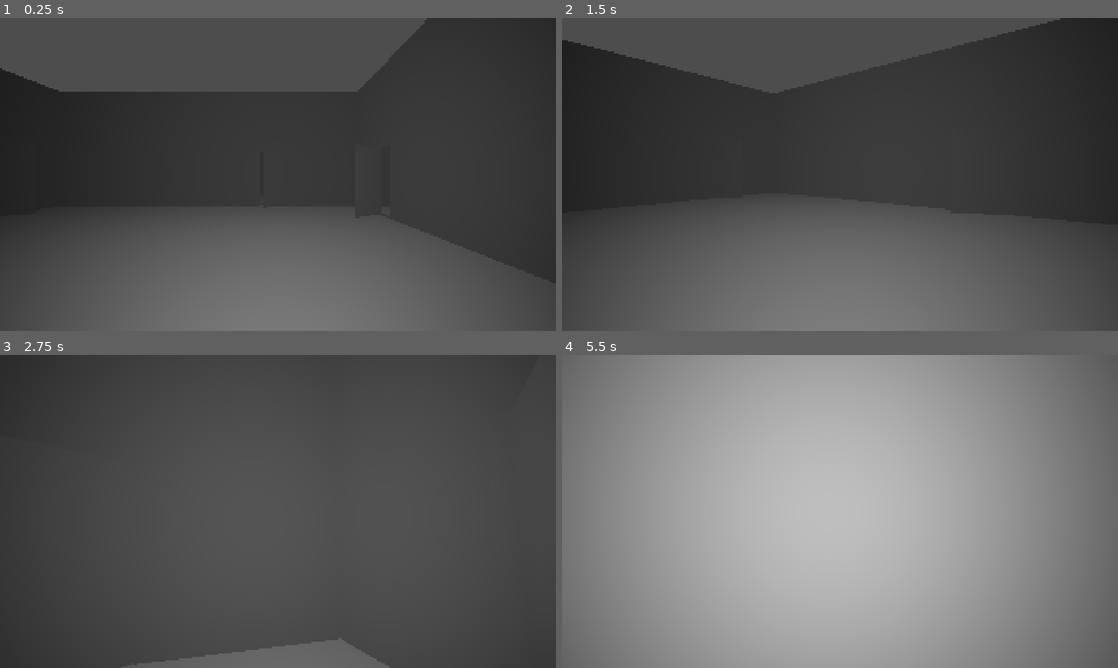
Above: before the commit, frames 1-4 (two rows, left to right).
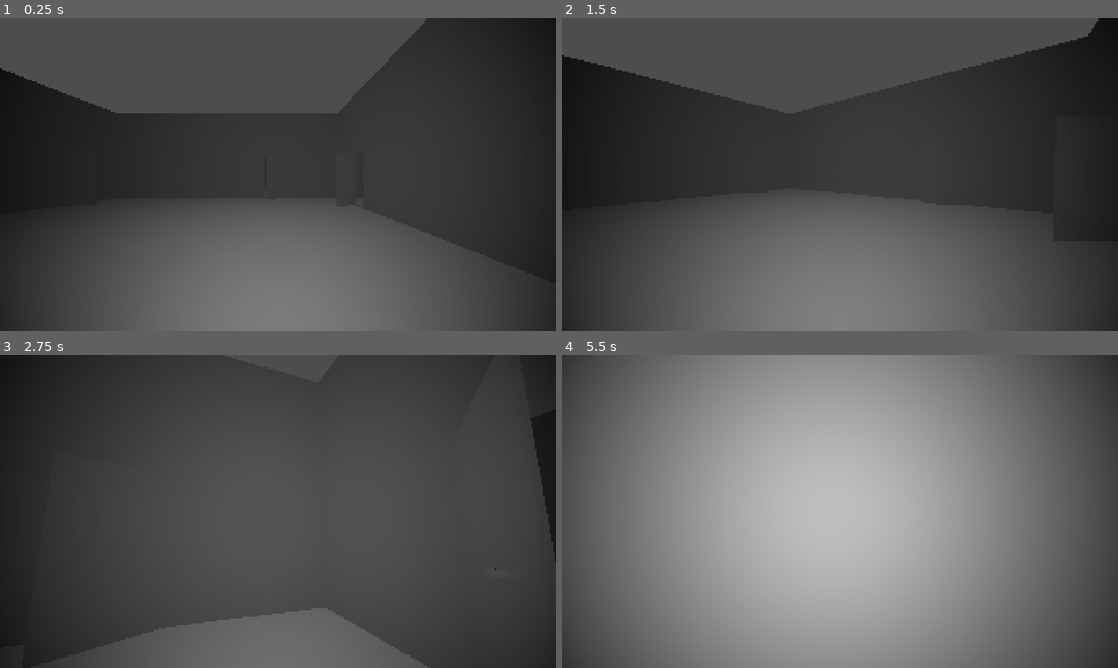
Above: after the commit, the same moments.

Repository: yuleedev/bandit-tails
Game: Godot game, scene res://Levels/main.tscn
Two runs of this game, one before a commit and one after it. Both use one fixed random seed, a clock stepped at 60 frames per second and the inputs below.
Inputs (mouse positions are in pixels of both pictures, inside the frame that each line leads up to):
- Up to frame 1 (0.25 s): no input
- Up to frame 2 (1.5 s): tap Enter at 0.5 s; move the mouse to (867, 174) at 0.52 s; hold W (up) from 0.53 s (still down); move the mouse to (812, 174) at 1.27 s
- Up to frame 3 (2.75 s): keep holding W (up); move the mouse to (289, 505) at 2.02 s
- Up to frame 4 (5.5 s): keep holding W (up); move the mouse to (834, 517) at 2.77 s; move the mouse to (878, 514) at 3.52 s; move the mouse to (795, 508) at 4.27 s; move the mouse to (845, 511) at 5.02 s

The runs differ from the first frame. In frame 1, 2.6% of the frame differs, in the area x 0-100%, y 23-100%; in frame 2, 5.9%; in frame 3, 4.7%; in frame 4, 41%, in the area x 0-100%, y 0-100%.

Commit message:
Increase fov

Diff:
--- a/Levels/main.tscn
+++ b/Levels/main.tscn
@@ -19,7 +19,6 @@
 transform = Transform3D(1, 0, 0, 0, 1, 0, 0, 0, 1, 0, 1.5, 0)
 
 [node name="Camera" type="Camera3D" parent="Player/Pivot"]
-fov = 60.0
 
 [node name="Light" type="SpotLight3D" parent="Player/Pivot/Camera"]
 spot_range = 100.0
